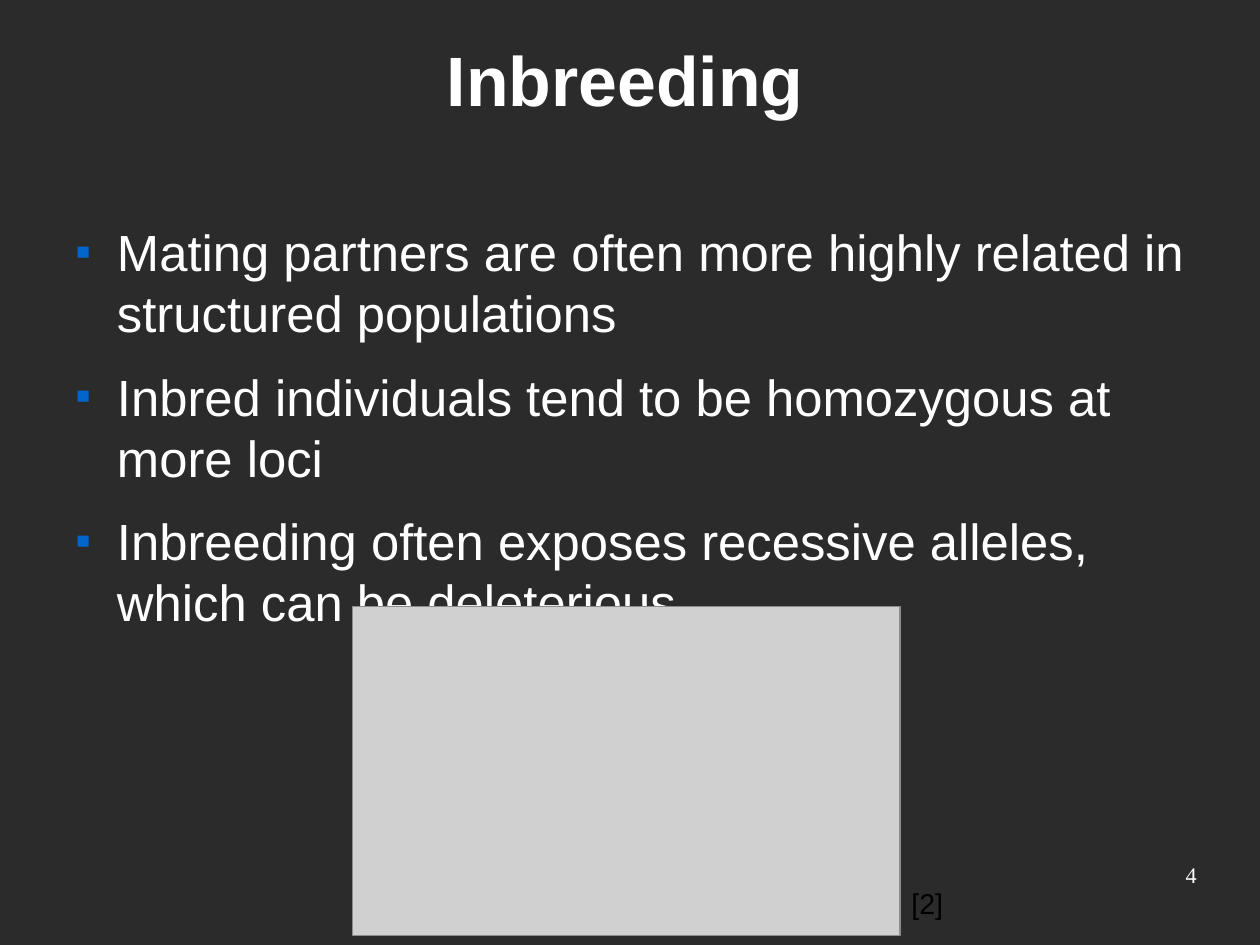
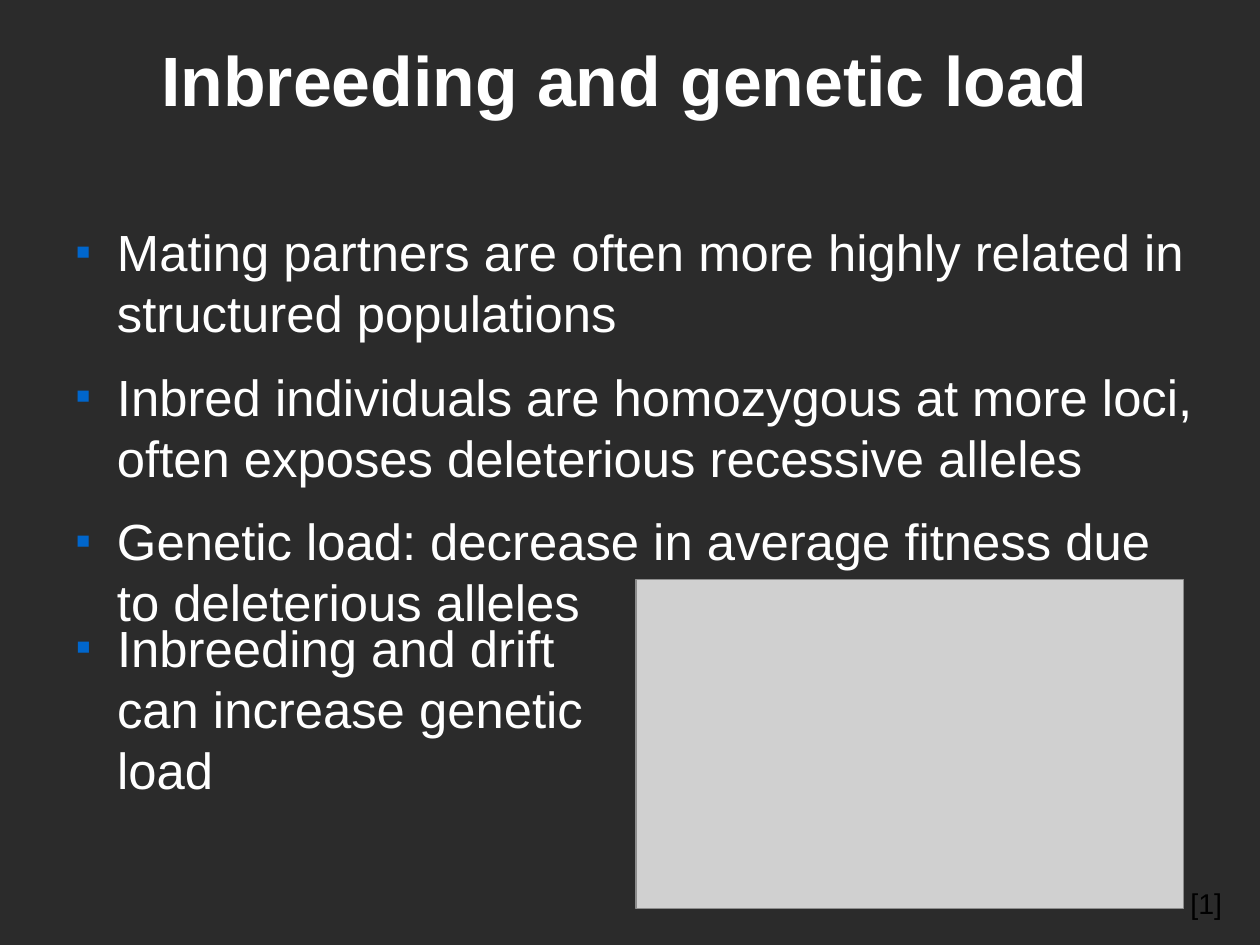
Before and after one commit to maugat1/quantiNEMO_Taylor2010, a slide deck: slide 3 of pres/pres2/pres2.odp (slide 4 before the commit). Drawn at 1260x945 pixels with LibreOffice and Linux fonts; fonts in the diff are those of the drawing; grey boxes stand for pictures; background and template pictures are left out; a plain dark background stands for a picture behind light text. Boxes give left, top, right and bottom in pixels: in the first picture for what was removed or moved away, otherwise in the second. Text is boxed around its words. In the diff, an @@ line names an element or a change of style, - is before the commit and + after.

```diff
--- a/pres/pres2/pres2.odp
+++ b/pres/pres2/pres2.odp
@@ title at [161, 55, 1087, 120]: text changed @@
-Inbreeding
+Inbreeding and genetic load
@@ text at [117, 379, 1192, 632]: text changed @@
-■ Inbred individuals tend to be homozygous at more loci
-■ Inbreeding often exposes recessive alleles, which can be deleterious
+■ Inbred individuals are homozygous at more loci, often exposes deleterious recessive alleles
+■ Genetic load: decrease in average fitness due to deleterious alleles
@@ picture: place and size @@
-picture at [352, 607, 900, 935]
+picture at [636, 580, 1183, 908]
@@ text added at [117, 630, 583, 790], 32 pt, text #FFFFFF @@
+■ Inbreeding and drift can increase genetic load
@@ page number removed at [1186, 868, 1197, 883] @@
-4
@@ text removed at [911, 894, 943, 919] @@
-[2]
@@ text added at [1190, 894, 1222, 919], 18 pt, text #000000 @@
+[1]
```
Also in this commit, not shown: 10 other slides changed, 4 slides added, 7 slides removed, 7 other files.
